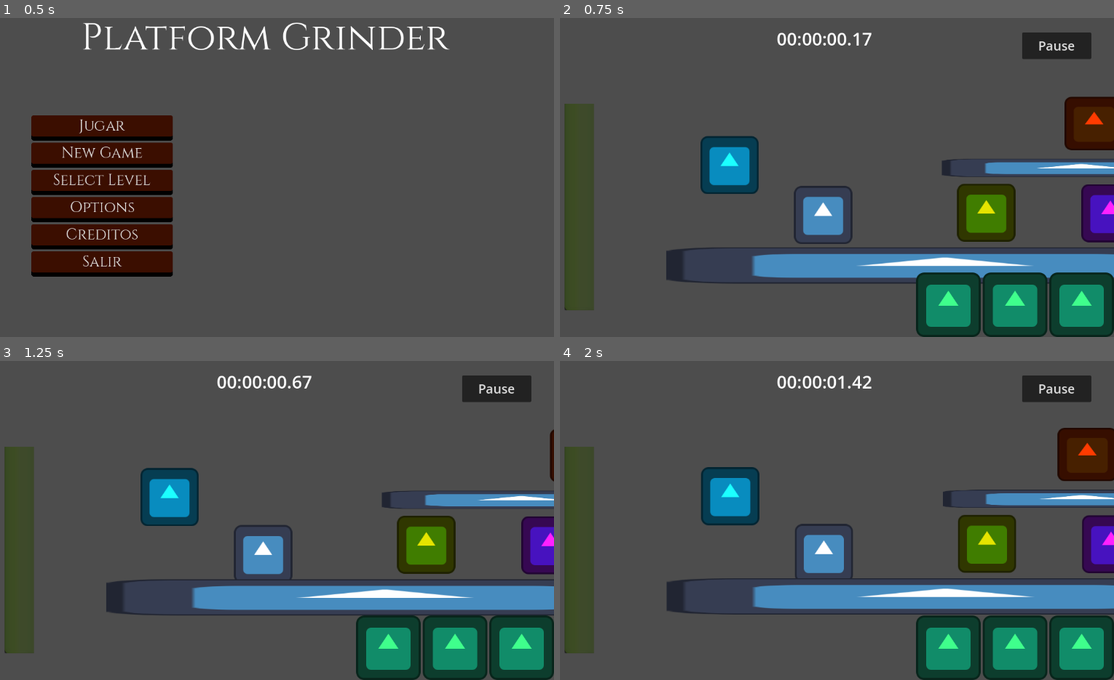
Above: before the commit, frames 1-4 (two rows, left to right).
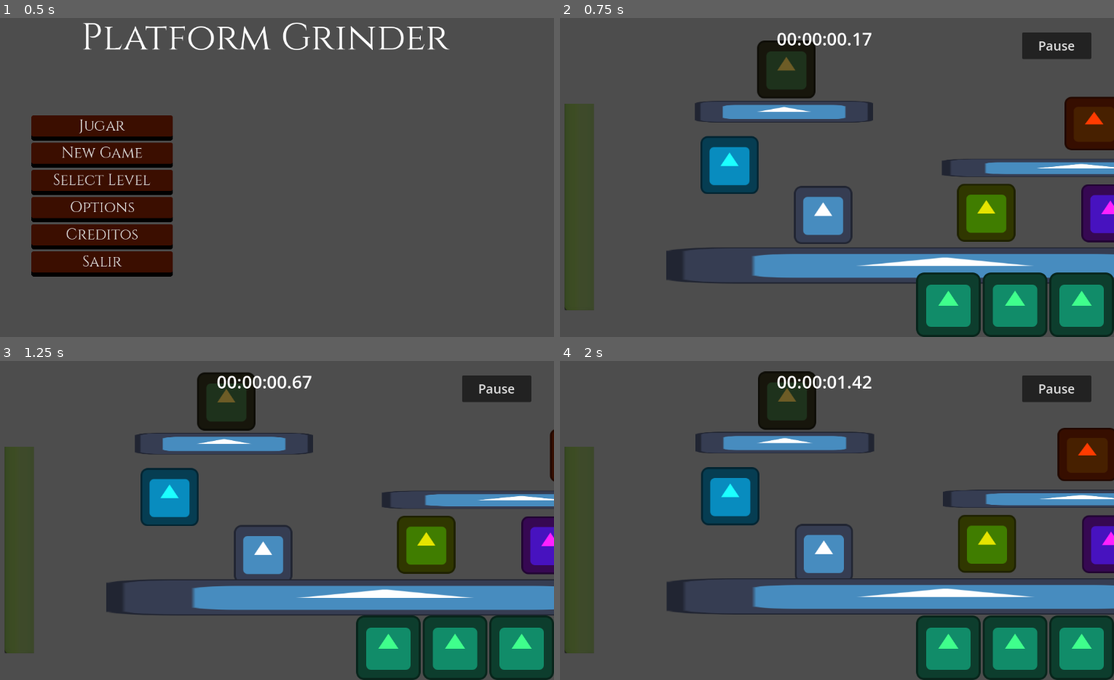
Above: after the commit, the same moments.

Repository: notmarrow/platform_grinder
Game: Godot game, scene res://scenes/menu.tscn
The game is run twice, just before and just after one commit, with the same random seed, the same clock (stepped at 60 frames per second) and the same inputs. The engine's default icon, where the game draws it, is replaced by a stand-in: a white triangle on a blue panel in a dark square.
Inputs (mouse positions are in pixels of both pictures, inside the frame that each line leads up to):
- Up to frame 1 (0.5 s): no input
- Up to frame 2 (0.75 s): click "Jugar" at 0.5 s
- Up to frame 3 (1.25 s): no input
- Up to frame 4 (2 s): move the mouse to (953, 501) at 1.27 s; tap A (a) at 1.35 s; tap D (d) at 1.55 s

Frame 1 is identical in both runs. In frame 2, 3.3% of the frame differs, in the area x 24-57%, y 7-33%; in frame 3, 3.1%; in frame 4, 3.2%.
Error after the commit: Invalid call. Nonexistent function 'reset' in base 'Node2D (manager.gd)'. (res://scripts/player.gd:116)

Commit message:
puerta y llave

Diff:
--- /dev/null
+++ b/global/gamevars.gd
@@ -0,0 +1,35 @@
+extends Node
+
+var selection_checkpoint : bool = false # variable to handle level selection from checkpoint in level selector
+var level1_checkpoint : bool
+var level1_completed : bool
+
+func load_game():
+	if not FileAccess.file_exists("user://savegame.save"):
+		level1_checkpoint = false
+		level1_completed = false
+	else:
+		var save_gamev = FileAccess.open("user://savegame.save", FileAccess.READ)
+		while save_gamev.get_position() < save_gamev.get_length():
+			var save_json = save_gamev.get_line()
+			var json = JSON.new()
+			var _parse_result = json.parse(save_json)
+			var data = json.get_data()
+
+			level1_checkpoint = data.level1_checkpoint
+			level1_completed = data.level1_completed
+
+func save_game():
+	var save_dict = {
+		"level1_checkpoint" : level1_checkpoint,
+		"level1_completed" : level1_completed
+	}
+
+	var save_gamev = FileAccess.open("user://savegame.save", FileAccess.WRITE)
+	var save_json = JSON.stringify(save_dict)
+
+	save_gamev.store_line(save_json)
+
+func print_save():
+	print(level1_checkpoint)
+	print(level1_completed)
--- a/project.godot
+++ b/project.godot
@@ -14,6 +14,10 @@
 run/main_scene="res://scenes/menu.tscn"
 config/features=PackedStringArray("4.1", "Forward Plus")
 config/icon="res://assets/icon.svg"
+
+[autoload]
+
+Gamevars="*res://global/gamevars.gd"
 
 [input]
 
--- /dev/null
+++ b/scenes/door.gd
@@ -0,0 +1,4 @@
+extends StaticBody2D
+
+func _ready():
+	add_to_group("door")
--- /dev/null
+++ b/scenes/door.tscn
@@ -0,0 +1,17 @@
+[gd_scene load_steps=4 format=3 uid="uid://bpf2mwmuivl7n"]
+
+[ext_resource type="Texture2D" uid="uid://546cny6plfil" path="res://assets/icon.svg" id="1_pkcll"]
+[ext_resource type="Script" path="res://scenes/door.gd" id="1_po02i"]
+
+[sub_resource type="RectangleShape2D" id="RectangleShape2D_81vlg"]
+size = Vector2(112, 116)
+
+[node name="Door" type="StaticBody2D"]
+script = ExtResource("1_po02i")
+
+[node name="Sprite2D" type="Sprite2D" parent="."]
+modulate = Color(0.427451, 0.360784, 0.14902, 1)
+texture = ExtResource("1_pkcll")
+
+[node name="CollisionShape2D" type="CollisionShape2D" parent="."]
+shape = SubResource("RectangleShape2D_81vlg")
--- a/scenes/escena_prueba.tscn
+++ b/scenes/escena_prueba.tscn
@@ -10,6 +10,8 @@
 [ext_resource type="PackedScene" uid="uid://c23uslhkgj44o" path="res://scenes/heal.tscn" id="8_t2fju"]
 [ext_resource type="PackedScene" uid="uid://dv5y3tcxa5nm3" path="res://scenes/checkpoint.tscn" id="9_2r3bt"]
 [ext_resource type="PackedScene" uid="uid://dedsuw3clmfxe" path="res://scenes/spawn.tscn" id="10_cajne"]
+[ext_resource type="PackedScene" uid="uid://bpf2mwmuivl7n" path="res://scenes/door.tscn" id="11_mvugg"]
+[ext_resource type="PackedScene" uid="uid://isbgtkyjde1n" path="res://scenes/key.tscn" id="12_4rrt6"]
 
 [sub_resource type="RectangleShape2D" id="RectangleShape2D_h8nmn"]
 size = Vector2(637, 101)
@@ -45,6 +47,18 @@
 scale = Vector2(9.58594, 0.625)
 texture = ExtResource("2_bwcbm")
 
+[node name="floor3" type="StaticBody2D" parent="."]
+position = Vector2(220, 290)
+scale = Vector2(0.319999, 0.593598)
+
+[node name="CollisionShape2D" type="CollisionShape2D" parent="floor3"]
+scale = Vector2(1.84, 0.76)
+shape = SubResource("RectangleShape2D_h8nmn")
+
+[node name="Sprite2D" type="Sprite2D" parent="floor3"]
+scale = Vector2(9.58594, 0.625)
+texture = ExtResource("2_bwcbm")
+
 [node name="enemigo" parent="." instance=ExtResource("3_cxjte")]
 position = Vector2(869, 316)
 steps = 40
@@ -71,6 +85,12 @@
 [node name="spawn" parent="." instance=ExtResource("10_cajne")]
 position = Vector2(305, 533)
 
+[node name="Door" parent="." instance=ExtResource("11_mvugg")]
+position = Vector2(225, 197)
+
+[node name="Key" parent="." instance=ExtResource("12_4rrt6")]
+position = Vector2(1097, 517)
+
 [connection signal="timer" from="." to="HUD" method="update_clock"]
 [connection signal="health_signal" from="player" to="HUD" method="update_health"]
 [connection signal="unpause" from="pause_menu" to="." method="_on_pause_menu_unpause"]
--- /dev/null
+++ b/scenes/key.gd
@@ -0,0 +1,4 @@
+extends StaticBody2D
+
+func _ready():
+	add_to_group("key")
--- /dev/null
+++ b/scenes/key.tscn
@@ -0,0 +1,16 @@
+[gd_scene load_steps=4 format=3 uid="uid://isbgtkyjde1n"]
+
+[ext_resource type="Script" path="res://scenes/key.gd" id="1_je45n"]
+[ext_resource type="Texture2D" uid="uid://546cny6plfil" path="res://assets/icon.svg" id="1_ndw6e"]
+
+[sub_resource type="RectangleShape2D" id="RectangleShape2D_s4d0u"]
+
+[node name="Key" type="StaticBody2D"]
+script = ExtResource("1_je45n")
+
+[node name="Sprite2D" type="Sprite2D" parent="."]
+modulate = Color(0.984314, 0, 0.576471, 1)
+texture = ExtResource("1_ndw6e")
+
+[node name="CollisionShape2D" type="CollisionShape2D" parent="."]
+shape = SubResource("RectangleShape2D_s4d0u")
--- a/scenes/pause_menu.gd
+++ b/scenes/pause_menu.gd
@@ -4,6 +4,7 @@
 
 func _on_menu_button_pressed():
 	get_tree().paused = false
+	get_parent().exit()
 	get_tree().change_scene_to_file("res://scenes/menu.tscn")
 
 func _on_button_pressed():
--- /dev/null
+++ b/scenes/win_screen.gd
@@ -0,0 +1,5 @@
+extends Control
+
+
+func _on_timer_timeout():
+	get_tree().change_scene_to_file("res://scenes/menu.tscn")
--- /dev/null
+++ b/scenes/win_screen.tscn
@@ -0,0 +1,41 @@
+[gd_scene load_steps=3 format=3 uid="uid://btfj35v6xn0o4"]
+
+[ext_resource type="Theme" uid="uid://cy7tgwoexgs4m" path="res://assets/menu.tres" id="1_hojuk"]
+[ext_resource type="Script" path="res://scenes/win_screen.gd" id="1_yauly"]
+
+[node name="WinScreen" type="Control"]
+layout_mode = 3
+anchors_preset = 15
+anchor_right = 1.0
+anchor_bottom = 1.0
+grow_horizontal = 2
+grow_vertical = 2
+script = ExtResource("1_yauly")
+
+[node name="CanvasLayer" type="CanvasLayer" parent="."]
+
+[node name="Panel" type="Panel" parent="CanvasLayer"]
+anchors_preset = -1
+anchor_left = 0.03
+anchor_top = 0.05
+anchor_right = 0.97
+anchor_bottom = 0.95
+
+[node name="RichTextLabel" type="RichTextLabel" parent="CanvasLayer/Panel"]
+layout_mode = 1
+anchors_preset = -1
+anchor_left = 0.1
+anchor_top = 0.1
+anchor_right = 0.9
+anchor_bottom = 0.2
+theme = ExtResource("1_hojuk")
+theme_override_font_sizes/normal_font_size = 40
+bbcode_enabled = true
+text = "[center] You Win [/center]"
+scroll_active = false
+
+[node name="Timer" type="Timer" parent="."]
+wait_time = 3.0
+autostart = true
+
+[connection signal="timeout" from="Timer" to="." method="_on_timer_timeout"]
--- a/scripts/manager.gd
+++ b/scripts/manager.gd
@@ -7,28 +7,38 @@
 var time_passed : float = 0.0
 var pause_menu
 
-#variable for respawn
+#variable for saving
 var checkpoint_reached : bool = false
+var ending_reached : bool = false
+var globalvariables
 
 func _ready():
 	pause_menu = get_node("pause_menu")
 	remove_child(pause_menu)
+	globalvariables = get_node("/root/Gamevars")
+	globalvariables.load_game()
+	checkpoint_reached = globalvariables.level1_checkpoint
 
 func _process(delta):
 	time_passed += delta
 	timer.emit(time_passed)
+	if(ending_reached):
+		exit()
 
 func pause():
 	# do shit before pausing like enabling the pause menu and shi
 	add_child(pause_menu)
 	get_tree().paused = true
 
-func reset():
-	pass
+func exit():
+	globalvariables.level1_checkpoint = checkpoint_reached
+	globalvariables.level1_completed = ending_reached
+	globalvariables.save_game()
+	ending_reached = false
+	get_tree().change_scene_to_file("res://scenes/win_screen.tscn")
 
 func _on_pause_menu_unpause():
 	remove_child(pause_menu)
 
-
-func _on_checkpoint_body_entered(body):
+func _on_checkpoint_body_entered(_body):
 	self.checkpoint_reached = true
--- a/scripts/player.gd
+++ b/scripts/player.gd
@@ -22,10 +22,15 @@
 #signals
 signal health_signal(value)
 
+#key variable
+var has_key : bool = false
+
 func _ready():
 	timerNode = get_node("DmgCD")
 	player_sprite = get_node("Sprite2D")
 	health = HEALTH_MAX
+	await owner.ready
+	spawn()
 
 func _physics_process(delta):
 	if not is_on_floor():
@@ -62,6 +67,11 @@
 		elif collision.get_collider().is_in_group("heal"):
 			heal(collision.get_collider().get_heal())
 			collision.get_collider().queue_free()
+		elif collision.get_collider().is_in_group("key"):
+			has_key = true
+			collision.get_collider().queue_free()
+		elif collision.get_collider().is_in_group("door") and has_key:
+			get_parent().ending_reached = true
 
 func _process(delta):
 	if not canGetHurt:
@@ -96,16 +106,17 @@
 func _on_dmg_cd_timeout():
 	canGetHurt = true
 
-func die():
+func spawn():
 	if get_parent().checkpoint_reached:
 		var checkpoint = get_node("../checkpoint")
-		get_parent().reset()
 		health = HEALTH_MAX
 		position = checkpoint.position
 	else:
-		var spawn = get_node("../spawn")
+		var spawnv = get_node("../spawn")
 		get_parent().reset()
 		health = HEALTH_MAX
-		position = spawn.position
+		position = spawnv.position
 
+func die():
+	spawn()
 	health_signal.emit(health)
Not shown: 1 places in scenes/escena_prueba.tscn that only renumber resources
